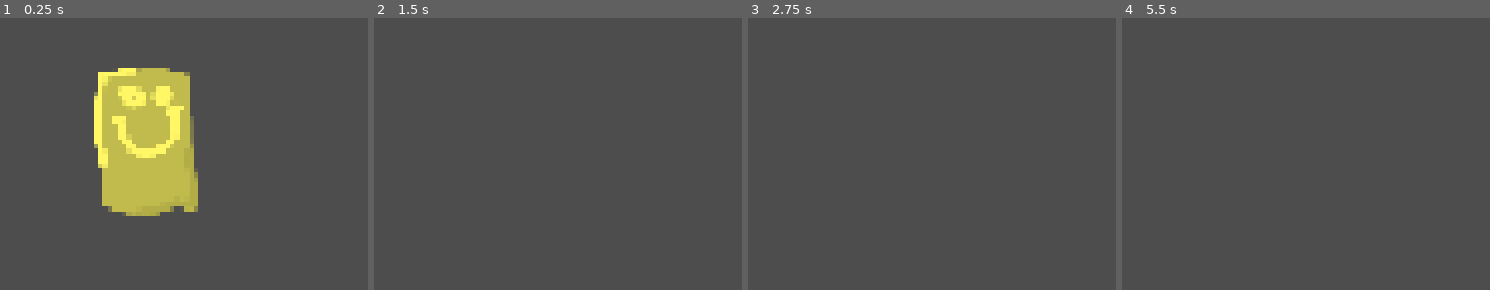
Above: before the commit, frames 1-4 (left to right).
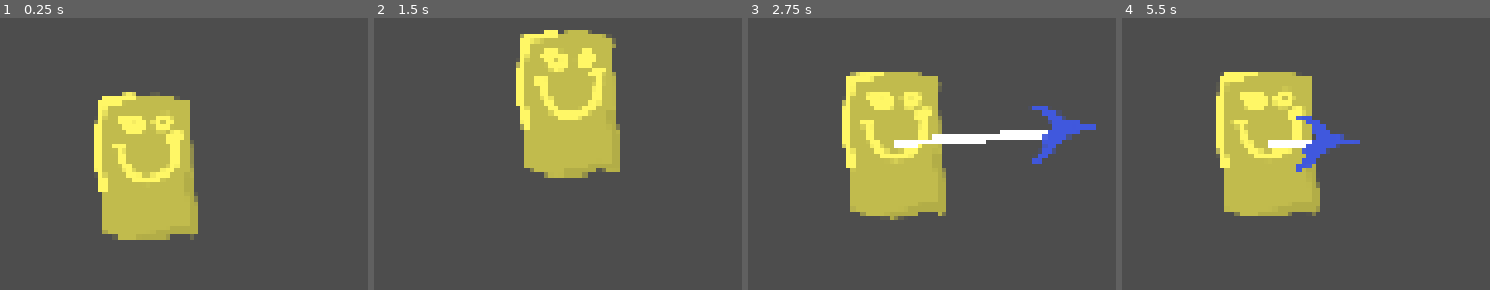
Above: after the commit, the same moments.

Repository: ParadoxicXenos/haven-game-wlg
Game: Godot game, scene res://Scenes/levels.tscn
Two runs of this game, one before a commit and one after it. Both use one fixed random seed, a clock stepped at 60 frames per second and the inputs below.
Inputs (mouse positions are in pixels of both pictures, inside the frame that each line leads up to):
- Up to frame 1 (0.25 s): no input
- Up to frame 2 (1.5 s): move the mouse to (outside the picture) at 0.52 s; press the mouse at (outside the picture) at 0.53 s; hold Right (right) 0.53-1.28 s; move the mouse to (outside the picture) at 1.27 s; release the mouse at (outside the picture) at 1.28 s; hold Left (left) from 1.28 s (still down); click (outside the picture) at 1.35 s
- Up to frame 3 (2.75 s): move the mouse to (outside the picture) at 2.02 s; release Left (left) at 2.03 s; press the mouse at (outside the picture) at 2.03 s; hold Right (right) from 2.03 s (still down)
- Up to frame 4 (5.5 s): move the mouse to (outside the picture) at 2.77 s; release Right (right) at 2.78 s; release the mouse at (outside the picture) at 2.78 s; hold Up (up) 2.78-3.53 s; click (outside the picture) at 2.85 s; move the mouse to (outside the picture) at 3.52 s; press the mouse at (outside the picture) at 3.53 s; hold Left (left) from 3.53 s (still down); tap Enter at 4.25 s; move the mouse to (outside the picture) at 4.27 s; release the mouse at (outside the picture) at 4.28 s; click (outside the picture) at 4.35 s; move the mouse to (1346, 143) at 5.02 s; press the mouse at (1346, 143) at 5.03 s

The runs differ from the first frame. In frame 1, 8.9% of the frame differs, in the area x 25-54%, y 18-82%; in frame 2, 14%; in frame 3, 16%, in the area x 25-95%, y 19-75%; in frame 4, 14%.

Commit message:
Juddery Cam Fix

Diff:
--- a/game/Scenes/player.tscn
+++ b/game/Scenes/player.tscn
@@ -7,9 +7,6 @@
 [sub_resource type="CapsuleShape2D" id="CapsuleShape2D_xgx5e"]
 radius = 67.0
 height = 178.0
-
-[sub_resource type="CircleShape2D" id="CircleShape2D_g4v7s"]
-radius = 67.0
 
 [node name="Player" type="Node2D" unique_id=591414065]
 
@@ -28,9 +25,4 @@
 
 [node name="Camera2D" type="Camera2D" parent="CharacterBody2D" unique_id=1906680485]
 position_smoothing_enabled = true
-position_smoothing_speed = 100.0
-
-[node name="RigidBody2D" type="RigidBody2D" parent="." unique_id=2096344584]
-
-[node name="CollisionShape2D" type="CollisionShape2D" parent="RigidBody2D" unique_id=1576708589]
-shape = SubResource("CircleShape2D_g4v7s")
+position_smoothing_speed = 10.0
--- a/game/Scripts/arrow.gd
+++ b/game/Scripts/arrow.gd
@@ -16,7 +16,7 @@
 # Called every frame. 'delta' is the elapsed time since the previous frame.
 func _process(delta: float) -> void:
 	if charBody.slinging:
-		charBody.visible = false
+		charBody.canMove = false
 
 	playerPos = charBody.global_position
 	if charBody.canSling:
@@ -37,7 +37,7 @@
 			arrowHead.rotation_degrees -= 90
 
 		if Input.is_action_just_released("click"):
-			charBody.slinging = true
+			charBody.slinging = false
 			var mouseVec= OGmousePos-get_global_mouse_position()
 			print("RELEASED")
 			arrowLine.visible = false
--- a/game/Scripts/player.gd
+++ b/game/Scripts/player.gd
@@ -9,9 +9,7 @@
 var arrowSpeed : Vector2
 var slinging = false
 func _on_ready():
-	$"../RigidBody2D".visible= false
-	$"../RigidBody2D.CollisionShape2D".disabled= true
-
+	pass
 func _physics_process(delta: float) -> void:
 	# Add the gravity.
 	if not is_on_floor():
